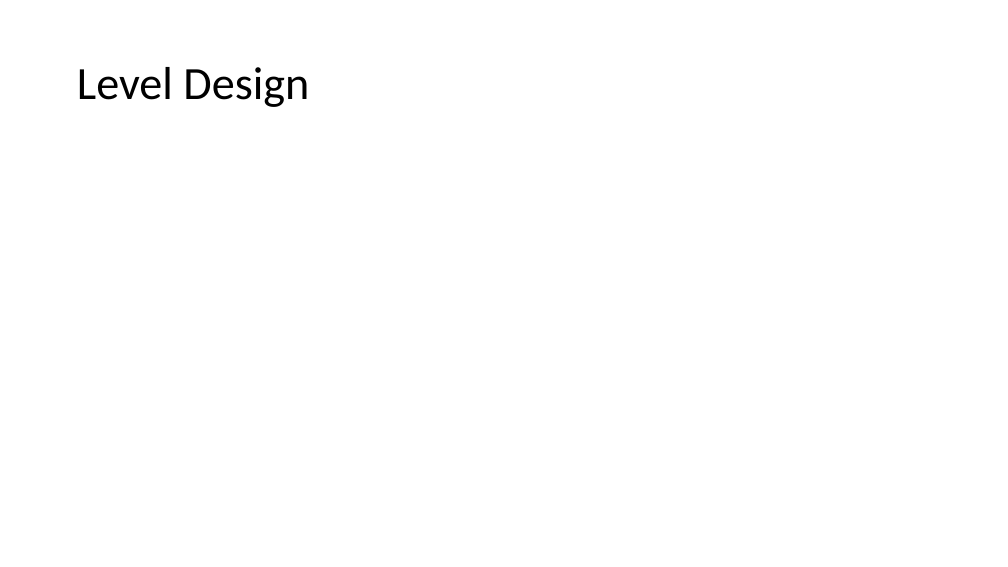
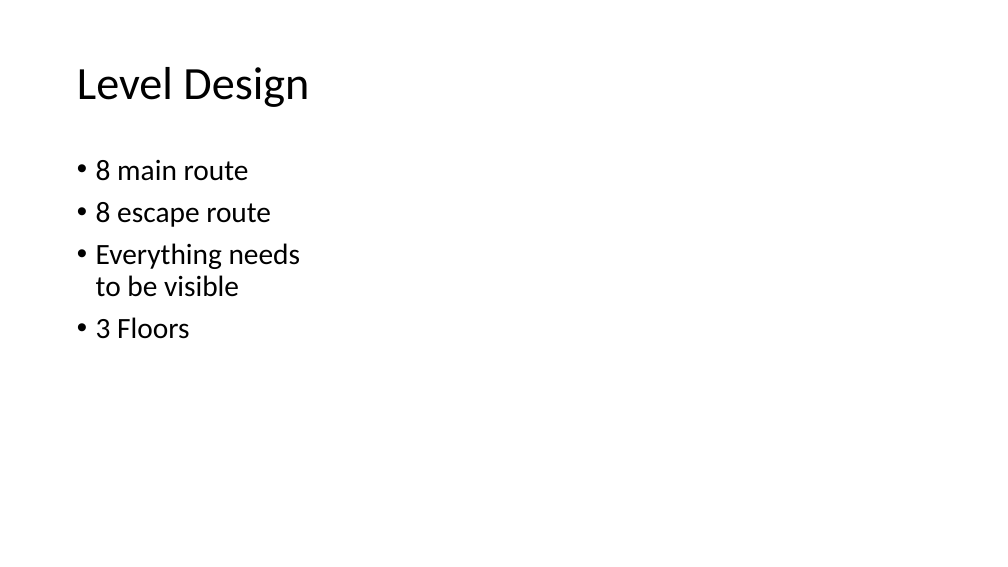
Before and after one commit to rupee990/GGJ2018-Hambola, a slide deck: slide 13 of GGJ/Documents/Zombie Hamsters.pptx (slide 10 before the commit). Drawn at 1008x567 pixels with LibreOffice and Linux fonts; fonts in the diff are those of the drawing. Boxes give left, top, right and bottom in pixels: in the first picture for what was removed or moved away, otherwise in the second. Text is boxed around its words. In the diff, an @@ line names an element or a change of style, - is before the commit and + after.

Commit message:
Test level and updated level

```diff
--- a/GGJ/Documents/Zombie Hamsters.pptx
+++ b/GGJ/Documents/Zombie Hamsters.pptx
@@ text added at (96, 160, 301, 339), 28 pt, text #000000 @@
+• 8 main route
+• 8 escape route
+• Everything needs to be visible
+• 3 Floors
```
Also in this commit, not shown: 2 other slides changed, 4 slides added, 2 other files.
